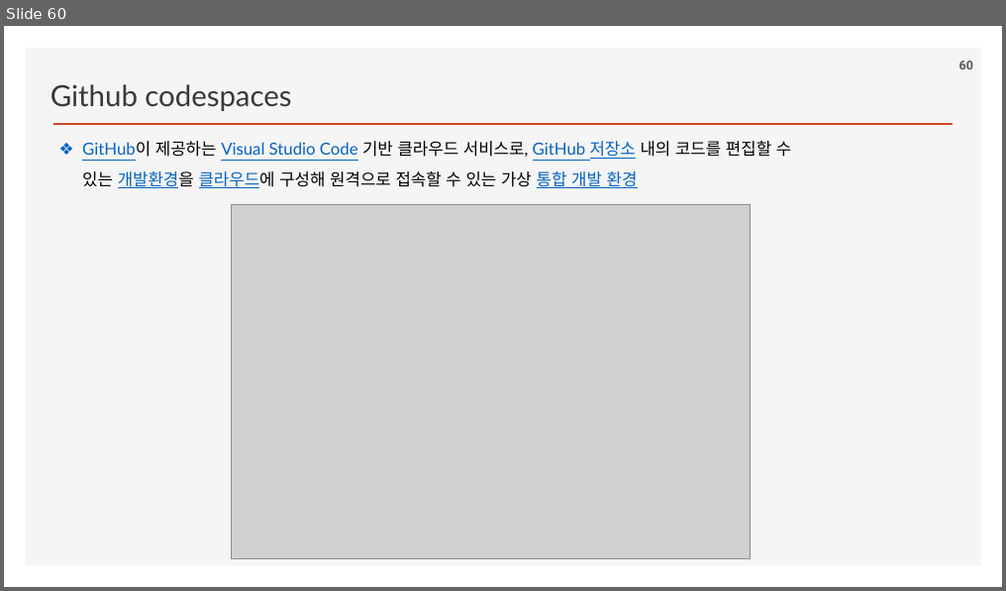
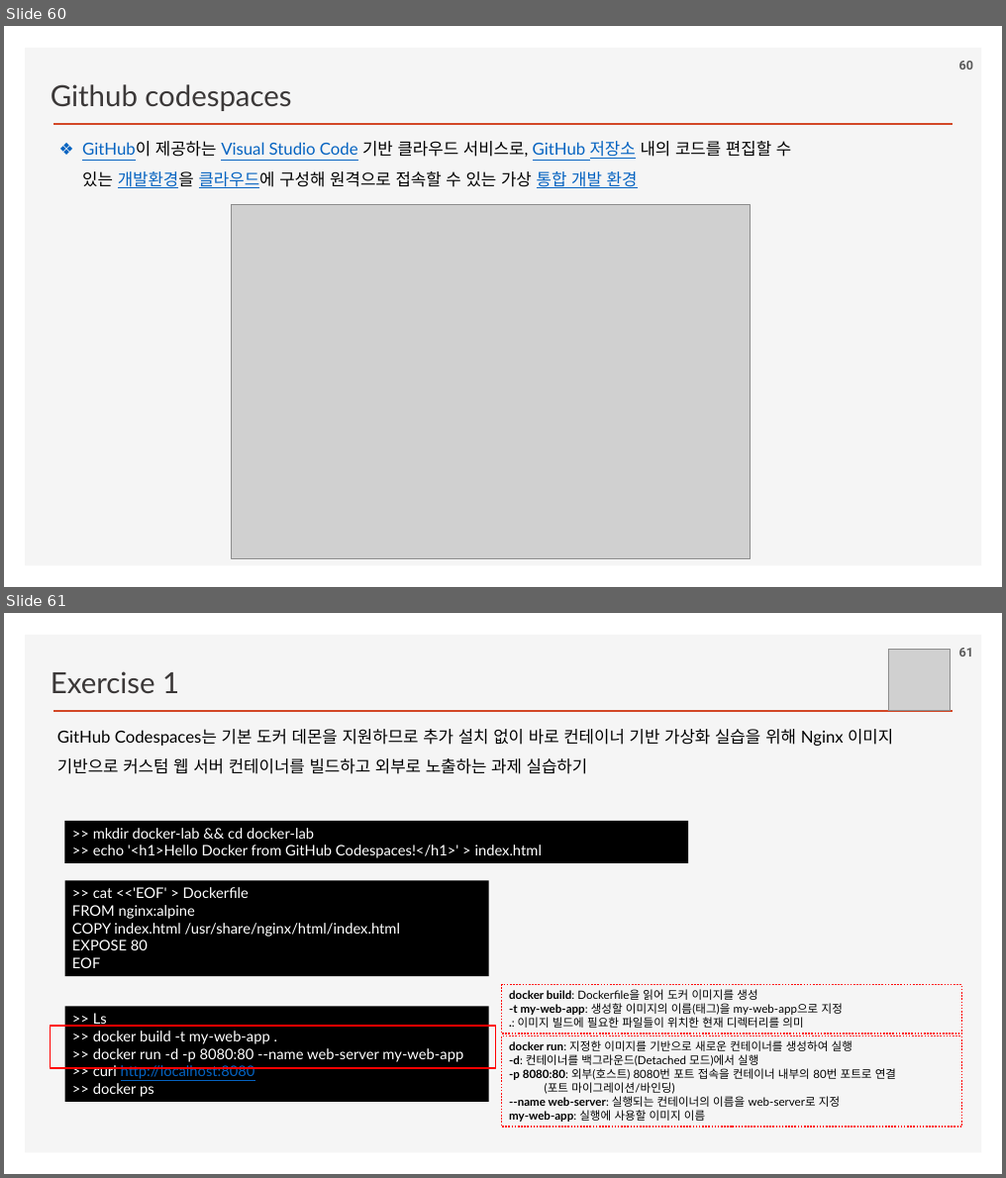
Before and after one commit to ancestor9/2026_Fall_AI-Workflow, a slide deck: PPTs/App Deployment.pptx. Shown one above the other, each under a label of ours: slide 60 before the commit, slides 60 and 61 after it. The pictures are 1006x591 and 1006x1178 pixels, drawn with LibreOffice and Linux fonts; fonts in the diff are those of the drawing; grey boxes stand for pictures; background and template pictures are left out. Boxes give left, top, right and bottom in pixels: in the first picture for what was removed or moved away, otherwise in the second. Text is boxed around its words. In the diff, an @@ line names an element or a change of style, - is before the commit and + after.

```diff
--- a/PPTs/App Deployment.pptx
+++ b/PPTs/App Deployment.pptx
@@ slide 61 added at (4,613,1002,1174), background #FFFFFF; not listed: 2 template elements that a slide beside it also shows @@
@@ text added at (51,671,179,694), 28 pt, text #3B3838 @@
+Exercise 1
@@ picture added at (888,649,949,710) @@
@@ page number added at (959,648,973,657), 12 pt, text #595959, bold @@
+61
@@ text added at (57,729,893,774), 16 pt, text #000000 @@
+GitHub Codespaces는 기본 도커 데몬을 지원하므로 추가 설치 없이 바로 컨테이너 기반 가상화 실습을 위해 Nginx 이미지 기반으로 커스텀 웹 서버 컨테이너를 빌드하고 외부로 노출하는 과제 실습하기
@@ rectangle added at (64,820,688,863), fill #000000, 14 pt, text #FFFFFF @@
+>> mkdir docker-lab && cd docker-lab
+>> echo '<h1>Hello Docker from GitHub Codespaces!</h1>' > index.html
@@ rectangle added at (64,881,488,977), fill #000000, 14 pt, text #FFFFFF @@
+>> cat <<'EOF' > Dockerfile
+FROM nginx:alpine
+COPY index.html /usr/share/nginx/html/index.html
+EXPOSE 80
+EOF
@@ rectangle added at (502,985,962,1035), outline #FF0000 1.5 pt dashed, 11 pt, text #000000 @@
+docker build: Dockerfile을 읽어 도커 이미지를 생성
+-t my-web-app: 생성할 이미지의 이름(태그)을 my-web-app으로 지정
+.: 이미지 빌드에 필요한 파일들이 위치한 현재 디렉터리를 의미
@@ rectangle added at (51,1026,496,1068), outline #FF0000 1.5 pt @@
@@ rectangle added at (64,1006,488,1102), fill #000000, 14 pt, text #FFFFFF @@
+>> Ls
+>> docker build -t my-web-app .
+>> docker run -d -p 8080:80 --name web-server my-web-app
+>> curl http://localhost:8080
+>> docker ps
@@ rectangle added at (502,1037,962,1128), outline #FF0000 1.5 pt dashed, 11 pt, text #000000 @@
+docker run: 지정한 이미지를 기반으로 새로운 컨테이너를 생성하여 실행
+-d: 컨테이너를 백그라운드(Detached 모드)에서 실행
+-p 8080:80: 외부(호스트) 8080번 포트 접속을 컨테이너 내부의 80번 포트로 연결
+(포트 마이그레이션/바인딩)
+--name web-server: 실행되는 컨테이너의 이름을 web-server로 지정
+my-web-app: 실행에 사용할 이미지 이름
```
Also in this commit, not shown: 2 other slides added.
